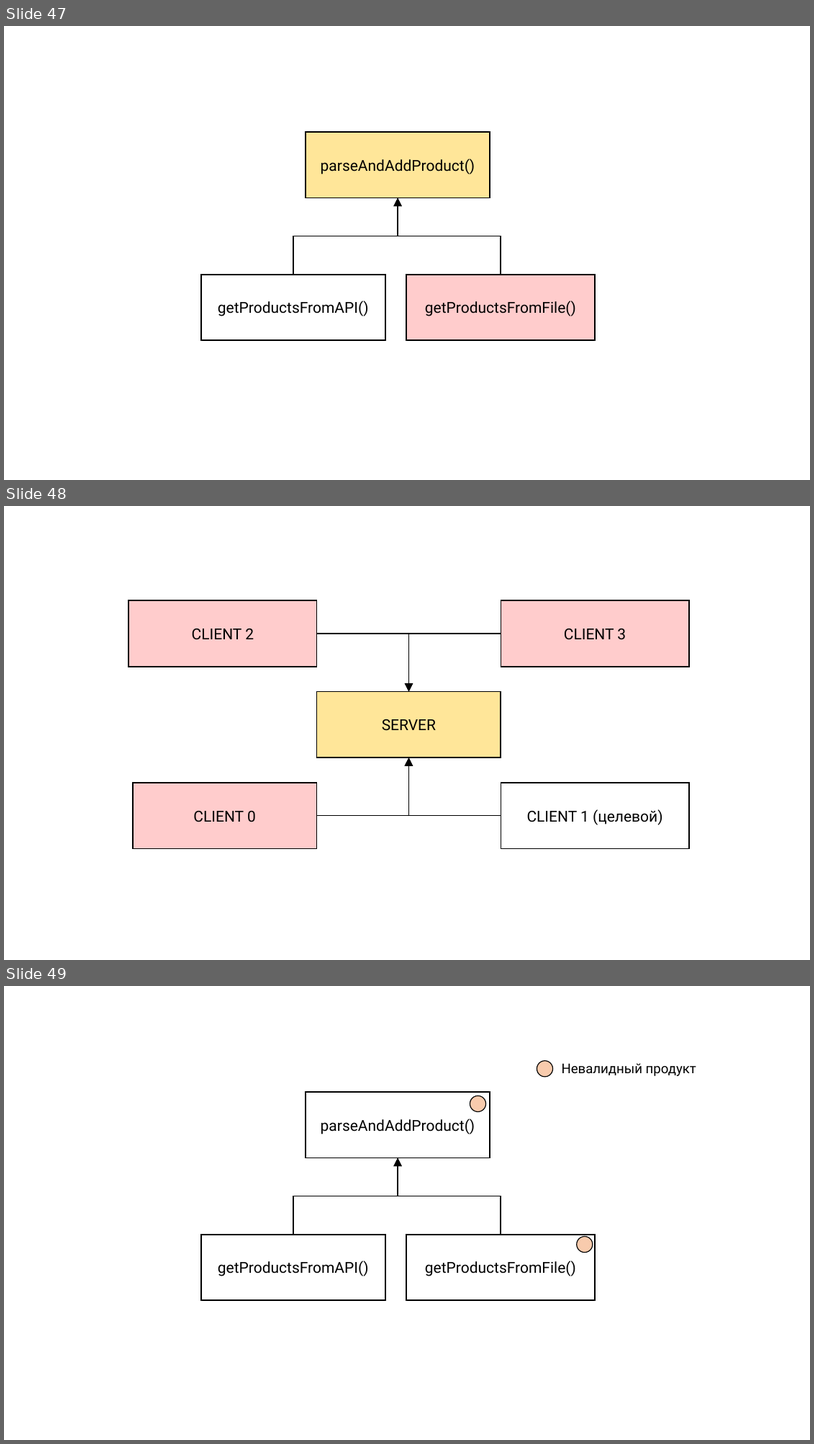
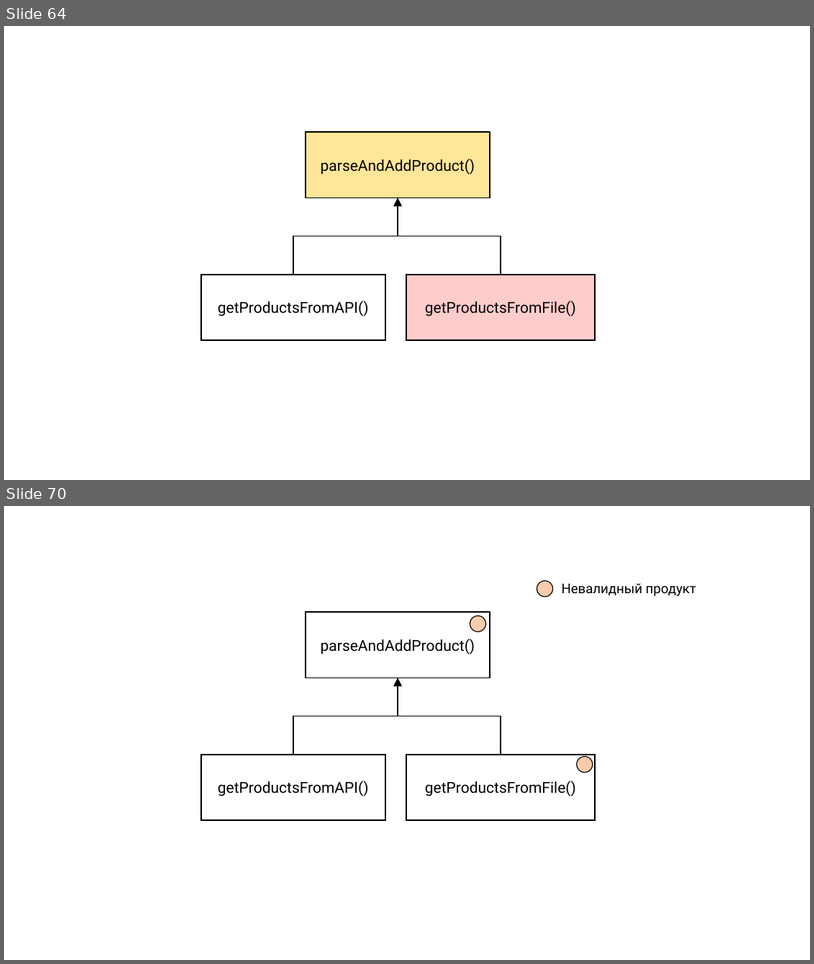
Before and after one commit to rkhaimov/brain-gym, a slide deck: clean/Презентация.pptx. Shown one above the other, each under a label of ours: slides 47, 48 and 49 before the commit, slides 64 and 70 after it; the slides between them are not shown. The pictures are 814x1444 and 814x964 pixels, drawn with LibreOffice and Linux fonts; fonts in the diff are those of the drawing. Boxes give left, top, right and bottom in pixels: in the first picture for what was removed or moved away, otherwise in the second. Text is boxed around its words. In the diff, an @@ line names an element or a change of style, - is before the commit and + after.

```diff
--- a/clean/Презентация.pptx
+++ b/clean/Презентация.pptx
@@ slide 48 removed at box(4, 506, 810, 960), background #FFFFFF @@
@@ rectangle removed at box(129, 600, 316, 667) @@
-CLIENT 2
@@ rectangle removed at box(502, 600, 689, 667) @@
-CLIENT 3
@@ elbow arrow removed from (316, 633) to (409, 692) @@
@@ elbow arrow removed from (502, 633) to (409, 692) @@
@@ rectangle removed at box(316, 692, 501, 758) @@
-SERVER
@@ elbow arrow removed from (316, 816) to (409, 758) @@
@@ elbow arrow removed from (502, 816) to (409, 758) @@
@@ rectangle removed at box(133, 782, 316, 849) @@
-CLIENT 0
@@ rectangle removed at box(502, 782, 689, 849) @@
-CLIENT 1 (целевой)
@@ what was slide 47 is now slide 64 @@
@@ what was slide 49 is now slide 70 @@
```
Also in this commit, not shown: 8 slides changed, 49 slides added, 9 other slides removed.
